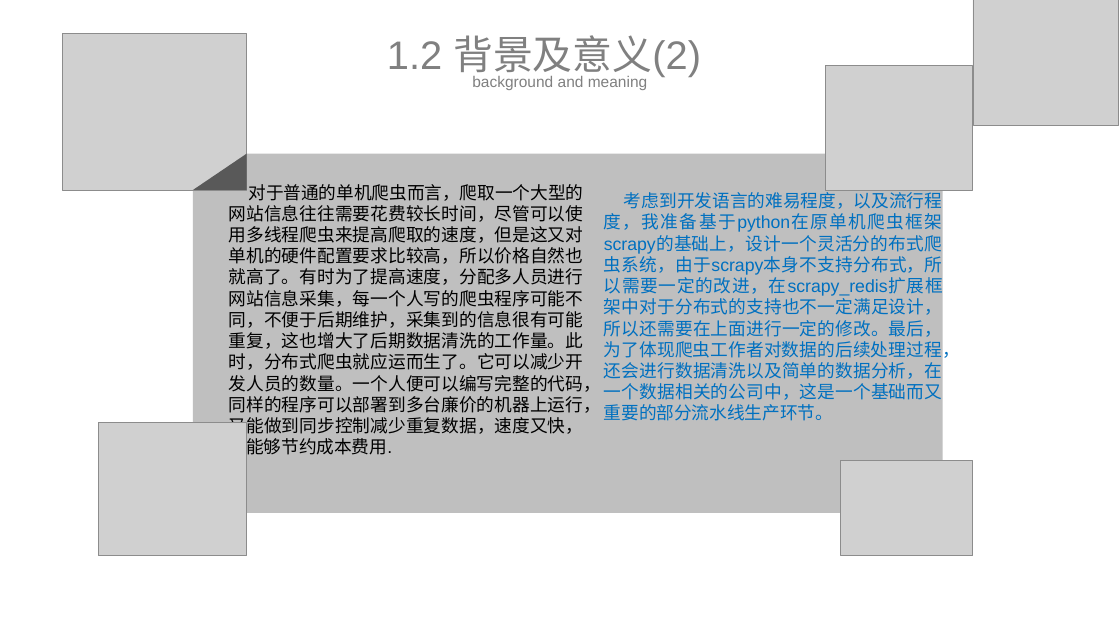
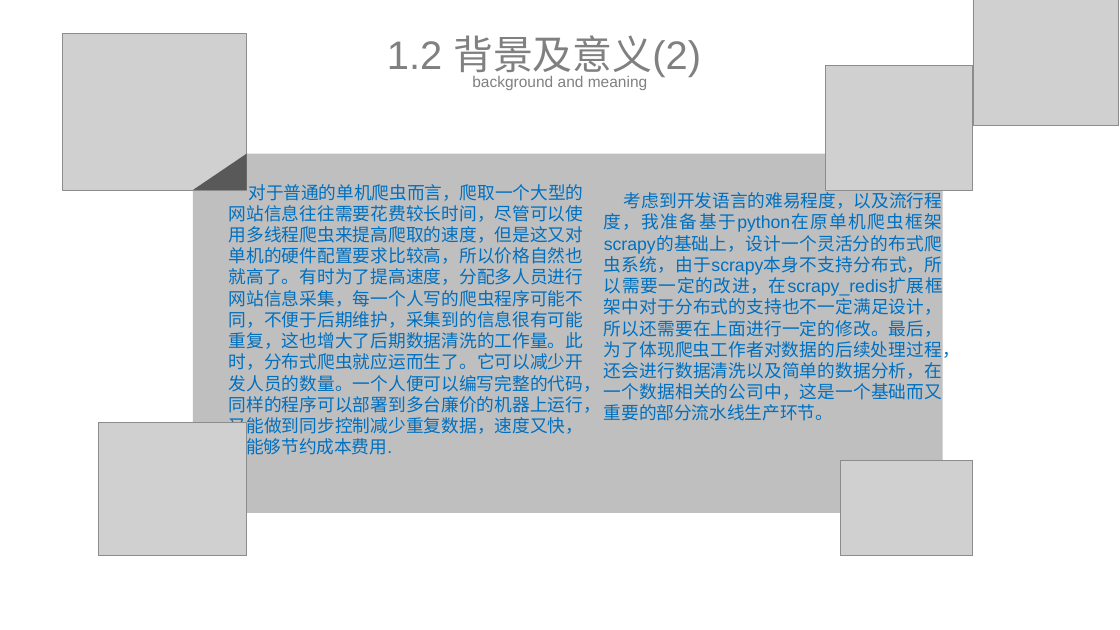
Before and after one commit to dengdengkai/graduation_final, a slide deck: slide 6 of 附件（本册存放系统源码（可运行的工程文件）+答辩PPT）/20153160653_邓凯_毕业设计最终答辩PPT.pptx. Drawn at 1120x630 pixels with LibreOffice and Linux fonts; fonts in the diff are those of the drawing; grey boxes stand for pictures. Boxes give left, top, right and bottom in pixels: in the first picture for what was removed or moved away, otherwise in the second. Text is boxed around its words. In the diff, an @@ line names an element or a change of style, - is before the commit and + after.

```diff
--- a/附件（本册存放系统源码（可运行的工程文件）+答辩PPT）/20153160653_邓凯_毕业设计最终答辩PPT.pptx
+++ b/附件（本册存放系统源码（可运行的工程文件）+答辩PPT）/20153160653_邓凯_毕业设计最终答辩PPT.pptx
@@ text "对于普通的单机爬虫而言，爬取一个大型的网站信息往往需要花费较长时间，尽管可以使用多线程爬虫来提高爬取的速度，但是这又对单 ..." at (229,184,601,459): text colour #000000 to #0070C0 @@
```
Also in this commit, not shown: 11 other slides changed, 2 other files.
